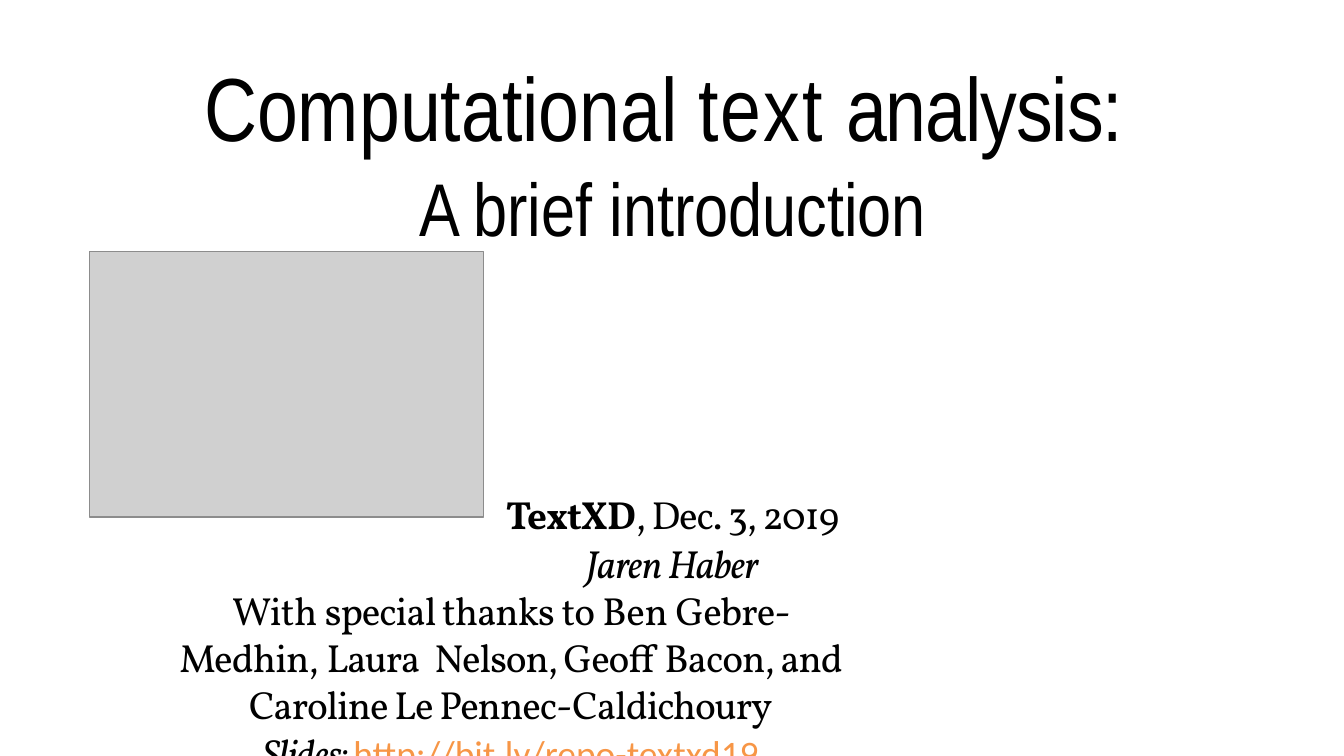
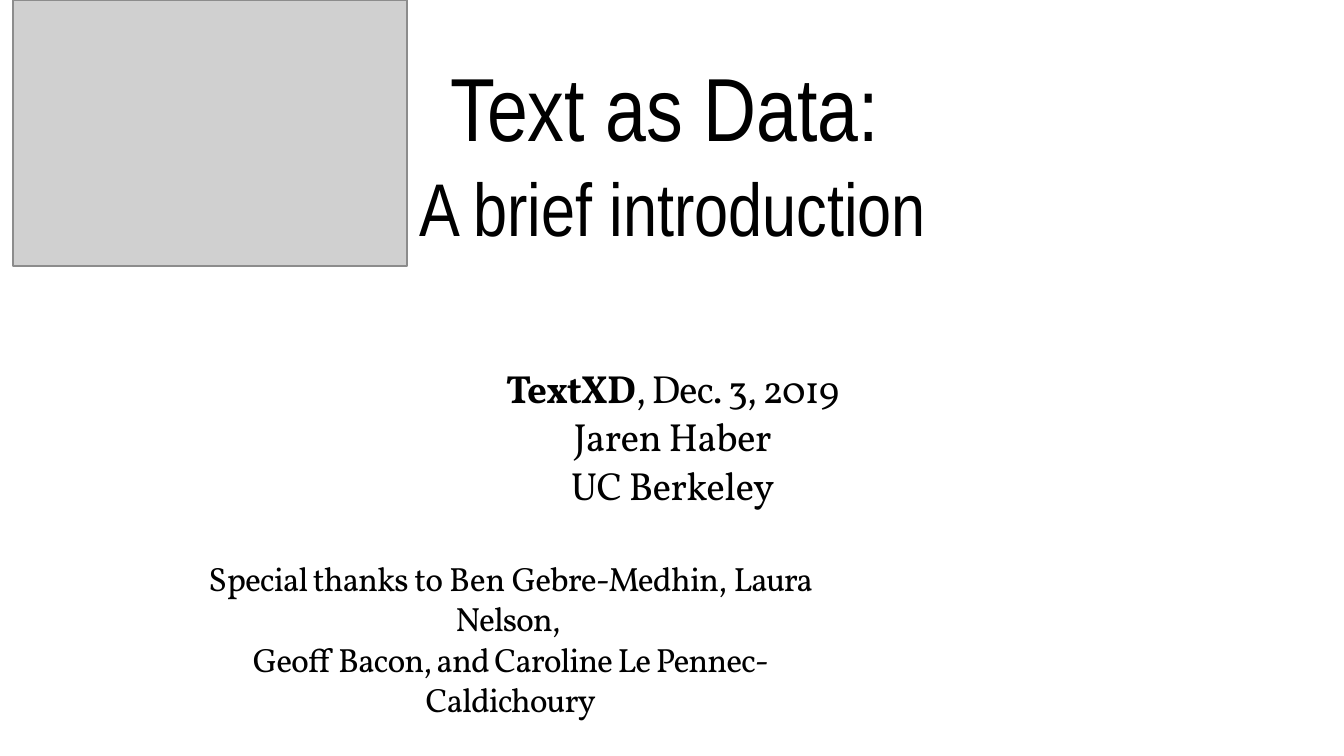
Before and after one commit to jhaber-zz/computational-text-analysis-intro-2019, a slide deck: slide 1 of intro_slides_textxd_2019.pptx. Drawn at 1344x756 pixels with LibreOffice and Linux fonts; fonts in the diff are those of the drawing; grey boxes stand for pictures; background and template pictures are left out. Boxes give left, top, right and bottom in pixels: in the first picture for what was removed or moved away, otherwise in the second. Text is boxed around its words. In the diff, an @@ line names an element or a change of style, - is before the commit and + after.

```diff
--- a/intro_slides_textxd_2019.pptx
+++ b/intro_slides_textxd_2019.pptx
@@ picture: place and size @@
-picture at [90,251,484,517]
+picture at [13,0,407,266]
@@ title at [450,79,880,142]: text changed @@
-Computational text analysis:
+Text as Data:
@@ text "TextXD, Dec. 3, 2019": place and size @@
-text "TextXD, Dec. 3, 2019" at [179,502,843,729]
+text "TextXD, Dec. 3, 2019" at [208,376,839,721]
@@ text at [574,423,772,461]: italic off in "Jaren Haber" @@
@@ text at [208,472,813,721]: text changed; size 21 to 18 pt @@
-With special thanks to Ben Gebre-Medhin, Laura Nelson, Geoff Bacon, and Caroline Le Pennec-Caldichoury
+UC Berkeley
+Special thanks to Ben Gebre-Medhin, Laura Nelson,
+Geoff Bacon, and Caroline Le Pennec-Caldichoury
```
Also in this commit, not shown: 5 other slides changed, 1 slide added.
